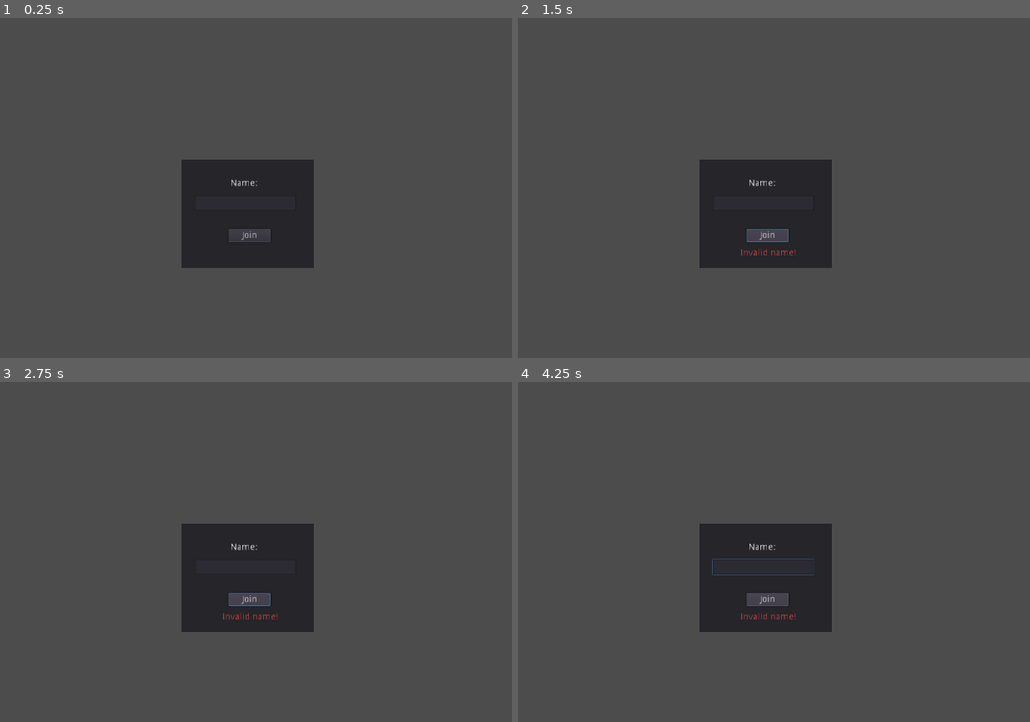
Above: before the commit, frames 1-4 (two rows, left to right).
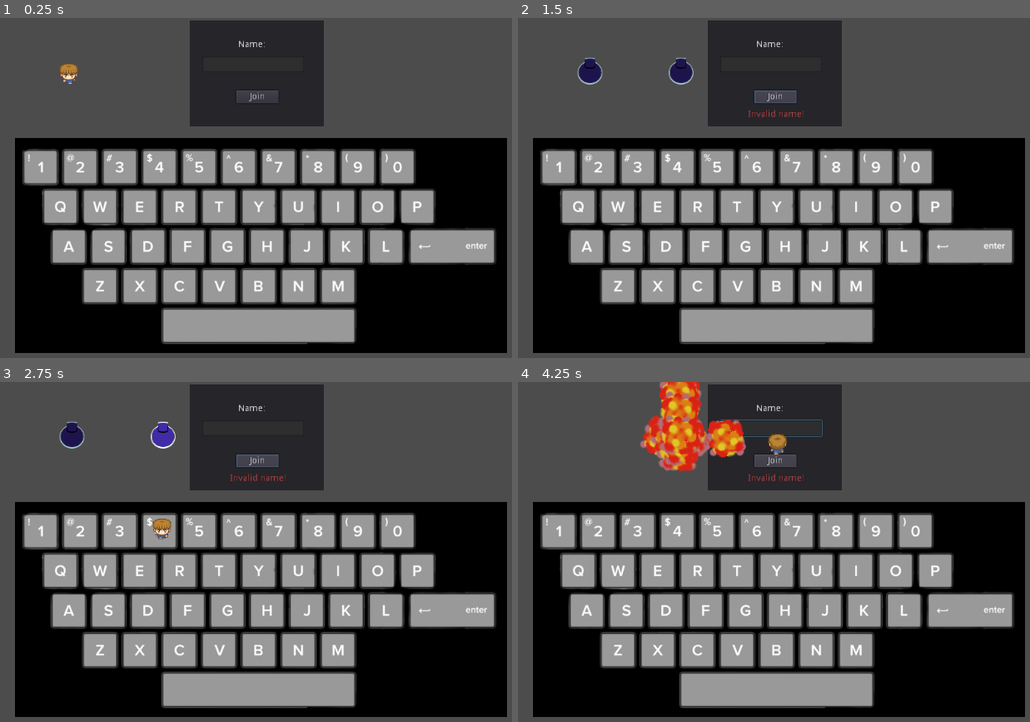
Above: after the commit, the same moments.

Repository: guillaumeVilar/multiplayer-bomber-godot
Game: Godot game, scene res://scenes/lobby.tscn
Same seed, same stepped clock (60 frames per second), same inputs: the game is played once before the commit and once after it.
Inputs:
- Up to frame 1 (0.25 s): no input
- Up to frame 2 (1.5 s): hold Right (move_right) 0.53-1.25 s; hold Space (set_bomb) 0.53-1.25 s; click "Join" at 1.25 s
- Up to frame 3 (2.75 s): hold Down (move_down) from 2.03 s (still down)
- Up to frame 4 (4.25 s): release Down (move_down) at 2.78 s; hold Right (move_right) 2.78-3.53 s; hold Up (move_up) from 3.53 s (still down)

The runs differ from the first frame. In frame 1, 65% of the frame differs, in the area x 2-100%, y 0-99%; in frame 2, 65%; in frame 3, 65%; in frame 4, 67%.

Commit message:
wip: add keyboard

Diff:
--- a/project.godot
+++ b/project.godot
@@ -54,7 +54,7 @@
 move_left={
 "deadzone": 0.5,
 "events": [ Object(InputEventKey,"resource_local_to_scene":false,"resource_name":"","device":0,"alt":false,"shift":false,"control":false,"meta":false,"command":false,"pressed":false,"scancode":16777231,"physical_scancode":0,"unicode":0,"echo":false,"script":null)
-, Object(InputEventKey,"resource_local_to_scene":false,"resource_name":"","device":0,"alt":false,"shift":false,"control":false,"meta":false,"command":false,"pressed":false,"scancode":65,"physical_scancode":0,"unicode":0,"echo":false,"script":null)
+, Object(InputEventKey,"resource_local_to_scene":false,"resource_name":"","device":0,"alt":false,"shift":false,"control":false,"meta":false,"command":false,"pressed":false,"scancode":81,"physical_scancode":0,"unicode":0,"echo":false,"script":null)
 , Object(InputEventJoypadMotion,"resource_local_to_scene":false,"resource_name":"","device":0,"axis":0,"axis_value":-1.0,"script":null)
 , Object(InputEventJoypadButton,"resource_local_to_scene":false,"resource_name":"","device":0,"button_index":14,"pressure":0.0,"pressed":false,"script":null)
  ]
@@ -70,7 +70,7 @@
 move_up={
 "deadzone": 0.5,
 "events": [ Object(InputEventKey,"resource_local_to_scene":false,"resource_name":"","device":0,"alt":false,"shift":false,"control":false,"meta":false,"command":false,"pressed":false,"scancode":16777232,"physical_scancode":0,"unicode":0,"echo":false,"script":null)
-, Object(InputEventKey,"resource_local_to_scene":false,"resource_name":"","device":0,"alt":false,"shift":false,"control":false,"meta":false,"command":false,"pressed":false,"scancode":87,"physical_scancode":0,"unicode":0,"echo":false,"script":null)
+, Object(InputEventKey,"resource_local_to_scene":false,"resource_name":"","device":0,"alt":false,"shift":false,"control":false,"meta":false,"command":false,"pressed":false,"scancode":90,"physical_scancode":0,"unicode":0,"echo":false,"script":null)
 , Object(InputEventJoypadMotion,"resource_local_to_scene":false,"resource_name":"","device":0,"axis":1,"axis_value":-1.0,"script":null)
 , Object(InputEventJoypadButton,"resource_local_to_scene":false,"resource_name":"","device":0,"button_index":12,"pressure":0.0,"pressed":false,"script":null)
  ]
--- a/scenes/lobby.tscn
+++ b/scenes/lobby.tscn
@@ -1,13 +1,18 @@
-[gd_scene load_steps=5 format=2]
+[gd_scene load_steps=6 format=2]
 
 [ext_resource path="res://scripts/lobby.gd" type="Script" id=1]
-[ext_resource path="res://assets/icon.png" type="Texture" id=2]
-[ext_resource path="res://scenes/new_theme.tres" type="Theme" id=3]
-[ext_resource path="res://assets/betty_icon.jpg" type="Texture" id=4]
+[ext_resource path="res://scenes/lobbyplayer.tscn" type="PackedScene" id=2]
+[ext_resource path="res://scripts/letterArea.gd" type="Script" id=3]
+[ext_resource path="res://assets/keybordbg-removebg.png" type="Texture" id=4]
+
+[sub_resource type="RectangleShape2D" id=1]
+extents = Vector2( 24.4375, 25.5 )
 
 [node name="Lobby" type="Control"]
 anchor_right = 1.0
 anchor_bottom = 1.0
+margin_left = -3.0
+margin_right = -3.0
 size_flags_horizontal = 2
 size_flags_vertical = 2
 script = ExtResource( 1 )
@@ -95,10 +100,10 @@
 anchor_top = 0.48
 anchor_right = 0.464
 anchor_bottom = 0.48
-margin_left = -101.136
-margin_top = -71.0
-margin_right = 101.864
-margin_bottom = 96.0
+margin_left = -86.136
+margin_top = -284.0
+margin_right = 120.864
+margin_bottom = -122.0
 size_flags_horizontal = 2
 size_flags_vertical = 2
 
@@ -118,6 +123,7 @@
 margin_bottom = 78.5
 size_flags_horizontal = 2
 size_flags_vertical = 2
+editable = false
 
 [node name="Join" type="Button" parent="Connect"]
 margin_left = 71.5
@@ -143,8 +149,56 @@
 margin_bottom = 58.0
 size_flags_horizontal = 2
 size_flags_vertical = 2
+window_title = "Alerte !"
+
+[node name="lobbyPlayer" parent="." instance=ExtResource( 2 )]
+position = Vector2( 203, 83 )
+
+[node name="Node2D" type="Node2D" parent="."]
+position = Vector2( 3, 0 )
+
+[node name="A" type="Area2D" parent="Node2D"]
+position = Vector2( 300, 299 )
+scale = Vector2( 0.420526, 0.452513 )
+script = ExtResource( 3 )
+
+[node name="CollisionShape2D" type="CollisionShape2D" parent="Node2D/A"]
+position = Vector2( -237, 113 )
+shape = SubResource( 1 )
+
+[node name="S" type="Area2D" parent="Node2D"]
+position = Vector2( 339, 235 )
+script = ExtResource( 3 )
+letter_name = "s"
+
+[node name="CollisionShape2D" type="CollisionShape2D" parent="Node2D/S"]
+position = Vector2( -77, 115 )
+shape = SubResource( 1 )
+
+[node name="D" type="Area2D" parent="Node2D"]
+position = Vector2( 400, 235 )
+script = ExtResource( 3 )
+letter_name = "d"
+
+[node name="CollisionShape2D" type="CollisionShape2D" parent="Node2D/D"]
+position = Vector2( -77, 115 )
+shape = SubResource( 1 )
+
+[node name="TextureRect" type="TextureRect" parent="."]
+show_behind_parent = true
+margin_left = 121.0
+margin_top = 184.0
+margin_right = 877.0
+margin_bottom = 514.0
+texture = ExtResource( 4 )
 
 [connection signal="pressed" from="Players/Ready" to="." method="_on_Ready_pressed"]
 [connection signal="pressed" from="Players/Character_Choice/Char1" to="." method="_on_Char1_pressed"]
 [connection signal="pressed" from="Players/Character_Choice/Char2" to="." method="_on_Char2_pressed"]
 [connection signal="pressed" from="Connect/Join" to="." method="_on_join_pressed"]
+[connection signal="area_entered" from="Node2D/A" to="lobbyPlayer" method="_on_Area2D_area_entered"]
+[connection signal="area_exited" from="Node2D/A" to="lobbyPlayer" method="_on_Area2D_area_exited"]
+[connection signal="area_entered" from="Node2D/S" to="lobbyPlayer" method="_on_Area2D_area_entered"]
+[connection signal="area_exited" from="Node2D/S" to="lobbyPlayer" method="_on_Area2D_area_exited"]
+[connection signal="area_entered" from="Node2D/D" to="lobbyPlayer" method="_on_Area2D_area_entered"]
+[connection signal="area_exited" from="Node2D/D" to="lobbyPlayer" method="_on_Area2D_area_exited"]
--- /dev/null
+++ b/scenes/lobbyplayer.tscn
@@ -0,0 +1,179 @@
+[gd_scene load_steps=13 format=2]
+
+[ext_resource path="res://scripts/lobbyplayer.gd" type="Script" id=1]
+[ext_resource path="res://assets/charwalk.png" type="Texture" id=2]
+[ext_resource path="res://assets/montserrat.otf" type="DynamicFontData" id=3]
+
+[sub_resource type="CircleShape2D" id=1]
+radius = 20.0
+
+[sub_resource type="CircleShape2D" id=9]
+radius = 27.7778
+
+[sub_resource type="Animation" id=2]
+resource_name = "standing"
+length = 0.8
+loop = true
+tracks/0/type = "value"
+tracks/0/path = NodePath("sprite:frame")
+tracks/0/interp = 1
+tracks/0/loop_wrap = true
+tracks/0/imported = false
+tracks/0/enabled = true
+tracks/0/keys = {
+"times": PoolRealArray( 0, 0.2, 0.4, 0.6 ),
+"transitions": PoolRealArray( 1, 1, 1, 1 ),
+"update": 1,
+"values": [ 0, 4, 8, 12 ]
+}
+
+[sub_resource type="Animation" id=3]
+resource_name = "stunned"
+length = 1.2
+tracks/0/type = "value"
+tracks/0/path = NodePath("sprite:frame")
+tracks/0/interp = 1
+tracks/0/loop_wrap = true
+tracks/0/imported = false
+tracks/0/enabled = true
+tracks/0/keys = {
+"times": PoolRealArray( 0 ),
+"transitions": PoolRealArray( 1 ),
+"update": 1,
+"values": [ 0 ]
+}
+tracks/1/type = "value"
+tracks/1/path = NodePath("sprite:rotation_degrees")
+tracks/1/interp = 1
+tracks/1/loop_wrap = true
+tracks/1/imported = false
+tracks/1/enabled = true
+tracks/1/keys = {
+"times": PoolRealArray( 0, 1, 1.1 ),
+"transitions": PoolRealArray( 1, 0, 1 ),
+"update": 0,
+"values": [ 0.0, 720.0, 0.0 ]
+}
+tracks/2/type = "value"
+tracks/2/path = NodePath(".:stunned")
+tracks/2/interp = 1
+tracks/2/loop_wrap = true
+tracks/2/imported = false
+tracks/2/enabled = true
+tracks/2/keys = {
+"times": PoolRealArray( 1 ),
+"transitions": PoolRealArray( 1 ),
+"update": 1,
+"values": [ false ]
+}
+
+[sub_resource type="Animation" id=4]
+length = 0.8
+loop = true
+tracks/0/type = "value"
+tracks/0/path = NodePath("sprite:frame")
+tracks/0/interp = 1
+tracks/0/loop_wrap = true
+tracks/0/imported = false
+tracks/0/enabled = true
+tracks/0/keys = {
+"times": PoolRealArray( 0, 0.2, 0.4, 0.6 ),
+"transitions": PoolRealArray( 1, 1, 1, 1 ),
+"update": 1,
+"values": [ 0, 4, 8, 12 ]
+}
+
+[sub_resource type="Animation" id=5]
+length = 0.8
+loop = true
+step = 0.2
+tracks/0/type = "value"
+tracks/0/path = NodePath("sprite:frame")
+tracks/0/interp = 1
+tracks/0/loop_wrap = true
+tracks/0/imported = false
+tracks/0/enabled = true
+tracks/0/keys = {
+"times": PoolRealArray( 0, 0.2, 0.4, 0.6 ),
+"transitions": PoolRealArray( 1, 1, 1, 1 ),
+"update": 1,
+"values": [ 1, 5, 9, 13 ]
+}
+
+[sub_resource type="Animation" id=6]
+length = 0.8
+loop = true
+step = 0.2
+tracks/0/type = "value"
+tracks/0/path = NodePath("sprite:frame")
+tracks/0/interp = 1
+tracks/0/loop_wrap = true
+tracks/0/imported = false
+tracks/0/enabled = true
+tracks/0/keys = {
+"times": PoolRealArray( 0, 0.2, 0.4, 0.6 ),
+"transitions": PoolRealArray( 1, 1, 1, 1 ),
+"update": 1,
+"values": [ 3, 7, 11, 15 ]
+}
+
+[sub_resource type="Animation" id=7]
+length = 0.8
+loop = true
+step = 0.2
+tracks/0/type = "value"
+tracks/0/path = NodePath("sprite:frame")
+tracks/0/interp = 1
+tracks/0/loop_wrap = true
+tracks/0/imported = false
+tracks/0/enabled = true
+tracks/0/keys = {
+"times": PoolRealArray( 0, 0.2, 0.4, 0.6 ),
+"transitions": PoolRealArray( 1, 1, 1, 1 ),
+"update": 1,
+"values": [ 2, 6, 10, 14 ]
+}
+
+[sub_resource type="DynamicFont" id=8]
+size = 14
+font_data = ExtResource( 3 )
+
+[node name="lobbyPlayer" type="KinematicBody2D"]
+script = ExtResource( 1 )
+
+[node name="sprite" type="Sprite" parent="."]
+position = Vector2( 0.0750351, 6.23615 )
+texture = ExtResource( 2 )
+offset = Vector2( -0.0750351, -6.23615 )
+hframes = 4
+vframes = 4
+
+[node name="shape" type="CollisionShape2D" parent="."]
+shape = SubResource( 1 )
+
+[node name="playerArea" type="Area2D" parent="shape"]
+position = Vector2( 11, 44 )
+
+[node name="CollisionShape2D" type="CollisionShape2D" parent="shape/playerArea"]
+position = Vector2( -11, -44 )
+scale = Vector2( 0.344819, 0.333204 )
+shape = SubResource( 9 )
+
+[node name="anim" type="AnimationPlayer" parent="."]
+anims/standing = SubResource( 2 )
+anims/stunned = SubResource( 3 )
+anims/walk_down = SubResource( 4 )
+anims/walk_left = SubResource( 5 )
+anims/walk_right = SubResource( 6 )
+anims/walk_up = SubResource( 7 )
+
+[node name="label" type="Label" parent="."]
+margin_left = -82.0
+margin_top = -35.0
+margin_right = 85.0
+margin_bottom = -14.0
+size_flags_horizontal = 2
+size_flags_vertical = 0
+custom_fonts/font = SubResource( 8 )
+text = "Asshole"
+align = 1
--- /dev/null
+++ b/scripts/letterArea.gd
@@ -0,0 +1,11 @@
+extends Area2D
+
+
+# Declare member variables here. Examples:
+# var a = 2
+# var b = "text"
+export var letter_name = "a"
+
+# Called when the node enters the scene tree for the first time.
+func _ready():
+	pass # Replace with function body.
--- /dev/null
+++ b/scripts/lobbyplayer.gd
@@ -0,0 +1,87 @@
+extends KinematicBody2D
+
+signal hit
+
+var speed = 200 # How fast the player will move (pixels/sec).
+var screen_size # Size of the game window.
+
+puppet var puppet_pos = Vector2()
+puppet var puppet_motion = Vector2()
+var current_anim = ""
+var bomb_index = 0
+var prev_bombing = false
+
+
+func _ready():
+	screen_size = get_viewport_rect().size
+	puppet_pos = position
+	set_player_name("")
+
+func _physics_process(_delta):
+	var velocity = Vector2()
+	if Input.is_action_pressed("move_left"):
+		velocity += Vector2(-1, 0)
+	if Input.is_action_pressed("move_right"):
+		velocity += Vector2(1, 0)
+	if Input.is_action_pressed("move_up"):
+		velocity += Vector2(0, -1)
+	if Input.is_action_pressed("move_down"):
+		velocity += Vector2(0, 1)
+
+	var new_anim = "standing"
+	if velocity.y < 0:
+		new_anim = "walk_up"
+	elif velocity.y > 0:
+		new_anim = "walk_down"
+	elif velocity.x < 0:
+		new_anim = "walk_left"
+	elif velocity.x > 0:
+		new_anim = "walk_right"
+
+	if new_anim != current_anim:
+		current_anim = new_anim
+		get_node("anim").play(current_anim)
+
+	move_and_slide(velocity*speed)
+	for i in get_slide_count():
+		var collision = get_slide_collision(i)
+		print("Collided with: ", collision.collider.name)
+
+	var bombing = Input.is_action_pressed("set_bomb")
+	if bombing and not prev_bombing:
+		var bomb_name = String(get_name()) + str(bomb_index)
+		var bomb_pos = position
+		setup_bomb(bomb_name, bomb_pos)
+	prev_bombing = bombing
+
+func set_player_name(new_name):
+	get_node("label").set_text(new_name)
+
+func setup_bomb(bomb_name, pos):
+	var bomb = preload("res://scenes/bomb.tscn").instance()
+	bomb.set_name(bomb_name) # Ensure unique name for the bomb
+	bomb.position = pos
+	# No need to set network master to bomb, will be owned by server by default
+	get_node("../..").add_child(bomb)
+
+
+
+func _on_Area2D_area_entered(area):
+	#$CollisionShape2D.set_deferred("disabled", true)
+
+	var current_name = get_node("label").text
+	var areas = area.get_overlapping_areas()
+	#var overlapping_areas = areas.filter(is_letter_area)
+	#var overlapping_areas = areas.filter((func(overlapping_area): "letter_name" in overlapping_area))
+	for overlapping_area in areas:
+		if "letter_name" in overlapping_area:
+			var letter_area = overlapping_area
+			var new_name = current_name + letter_area.letter_name
+			set_player_name(new_name)
+			get_node("/root/Lobby/Connect/Name").set_text(new_name)
+
+func _on_Area2D_area_exited(area):
+	pass
+
+func is_letter_area(overlapping_area):
+	 return "letter_name" in overlapping_area
Binary file added: assets/keybordbg-removebg.png
Not shown, added: assets/keybordbg-removebg.png.import
